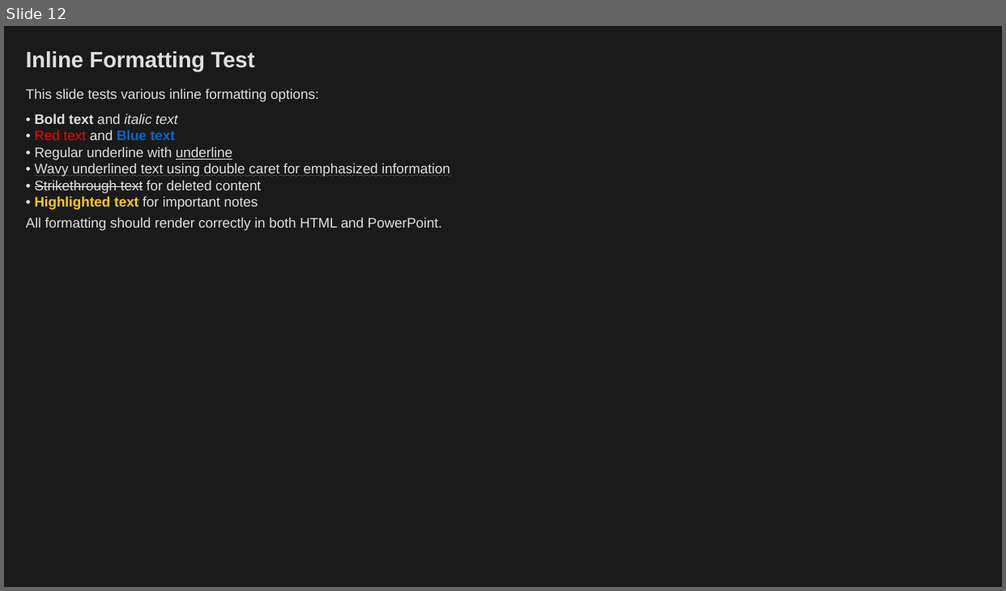
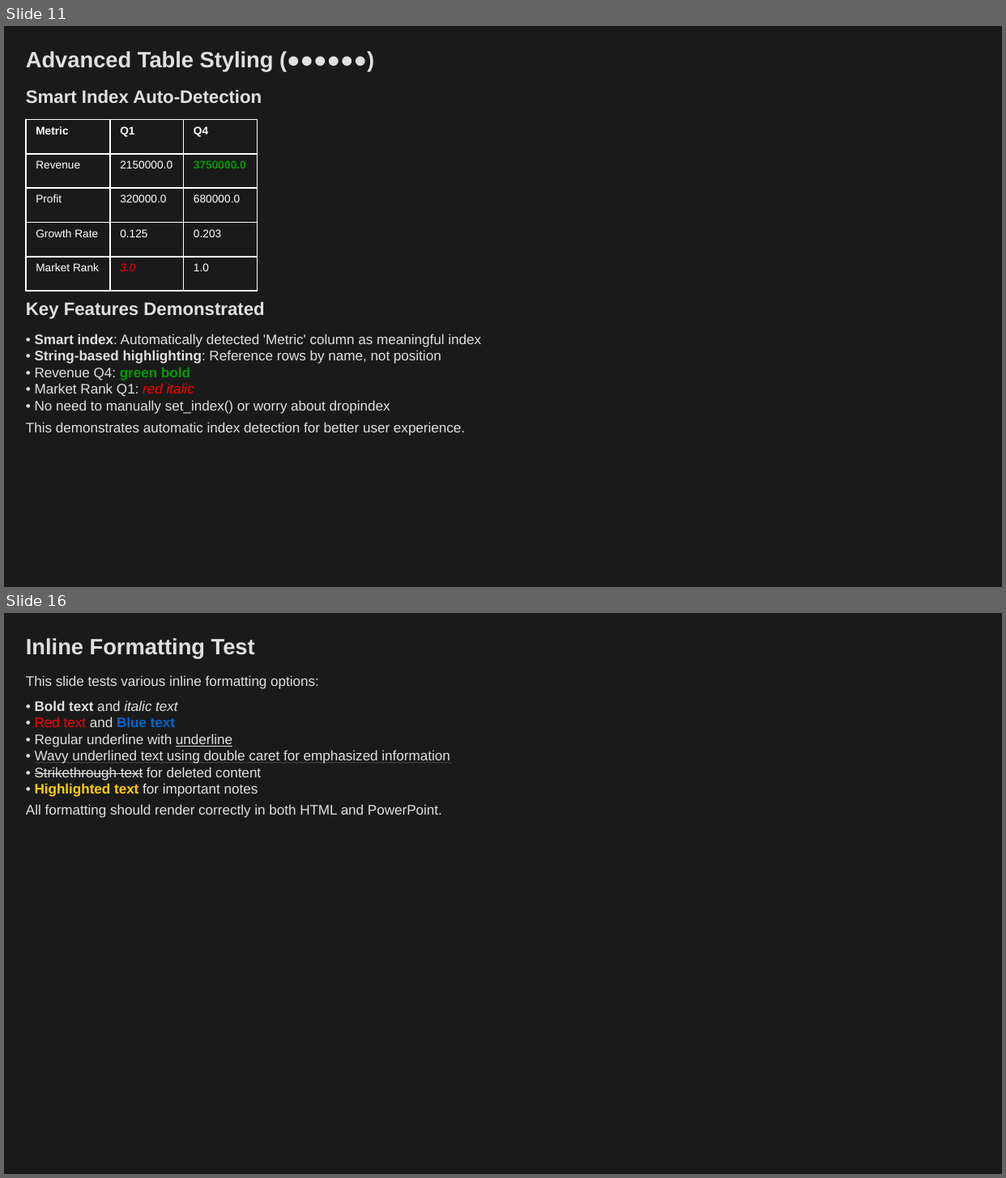
Before and after one commit to louisazhou/slidegenerator, a slide deck: output/notebook_example_dark.pptx. Shown one above the other, each under a label of ours: slide 12 before the commit, slides 11 and 16 after it; the slides between them are not shown. The pictures are 1006x591 and 1006x1178 pixels, drawn with LibreOffice and Linux fonts; fonts in the diff are those of the drawing. Boxes give left, top, right and bottom in pixels: in the first picture for what was removed or moved away, otherwise in the second. Text is boxed around its words. In the diff, an @@ line names an element or a change of style, - is before the commit and + after.

Commit message:
add counter toc on titles; improve how we style dataframe tables

```diff
--- a/output/notebook_example_dark.pptx
+++ b/output/notebook_example_dark.pptx
@@ slide 11 added at [4,26,1002,587], background #1A1A1A @@
@@ text added at [26,51,274,72], 16 pt, text #E0E0E0, bold @@
+Advanced Table Styling (●●●●●●)
@@ text added at [26,90,262,103], 13 pt, text #E0E0E0, bold @@
+Smart Index Auto-Detection
@@ table added at [26,120,258,292], 5 rows, 3 columns @@
+Metric | Q1 | Q4
+Revenue | 2150000.0 | 3750000.0
+Profit | 320000.0 | 680000.0
+Growth Rate | 0.125 | 0.203
+Market Rank | 3.0 | 1.0
@@ text added at [26,302,264,319], 13 pt, text #E0E0E0, bold @@
+Key Features Demonstrated
@@ text added at [35,334,481,414], 10 pt, text #E0E0E0 @@
+• Smart index: Automatically detected 'Metric' column as meaningful index
+• String-based highlighting: Reference rows by name, not position
+• Revenue Q4: green bold
+• Market Rank Q1: red italic
+• No need to manually set_index() or worry about dropindex
@@ text added at [26,422,465,436], 10 pt, text #E0E0E0 @@
+This demonstrates automatic index detection for better user experience.
@@ what was slide 12 is now slide 16 @@
```
Also in this commit, not shown: 9 slides changed, 4 other slides added, 1 slide removed, 28 other files.
